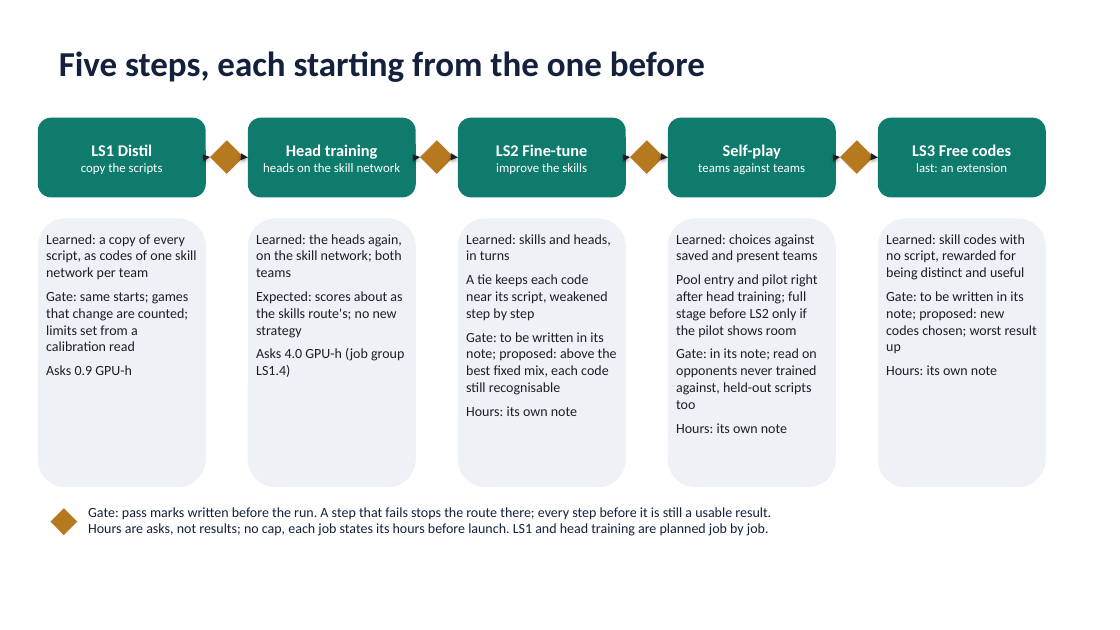
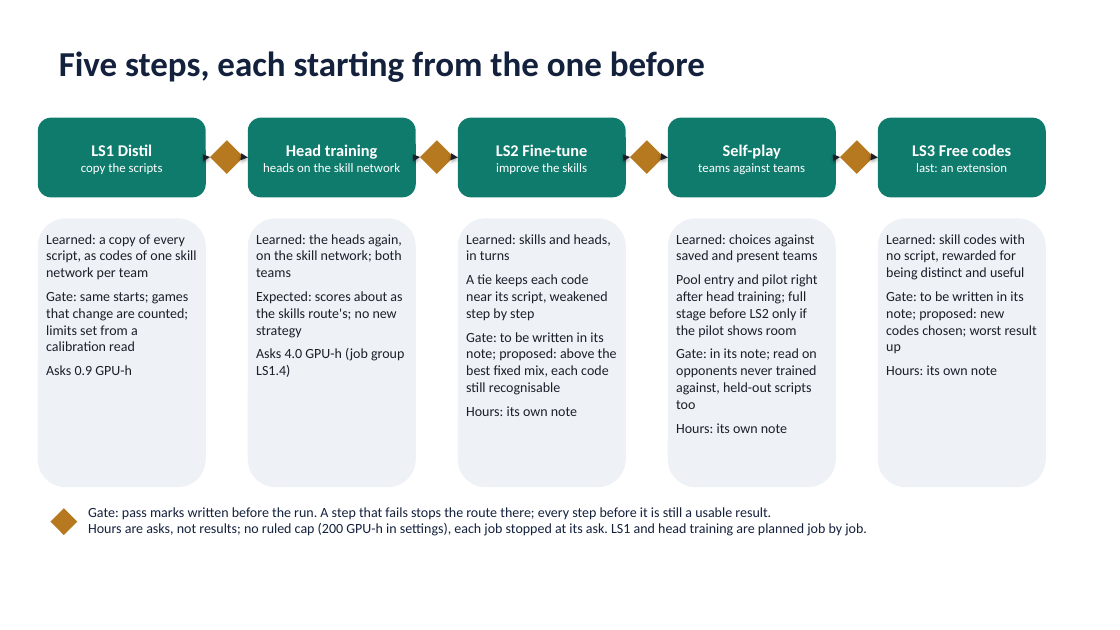
Before and after one commit to AI-DA-STC/AirStack-starling-max2, a slide deck: slide 4 of svg_training/ste_learning/figures/learned_skills_route.pptx. Drawn at 1120x630 pixels with LibreOffice and Linux fonts; fonts in the diff are those of the drawing. Boxes give left, top, right and bottom in pixels: in the first picture for what was removed or moved away, otherwise in the second. Text is boxed around its words. In the diff, an @@ line names an element or a change of style, - is before the commit and + after.

```diff
--- a/svg_training/ste_learning/figures/learned_skills_route.pptx
+++ b/svg_training/ste_learning/figures/learned_skills_route.pptx
@@ text at box(88, 523, 867, 536): text changed @@
-Hours are asks, not results; no cap, each job states its hours before launch. LS1 and head training are planned job by job.
+Hours are asks, not results; no ruled cap (200 GPU-h in settings), each job stopped at its ask. LS1 and head training are planned job by job.
```
Also in this commit, not shown: 5 other slides changed, 6 other files.
